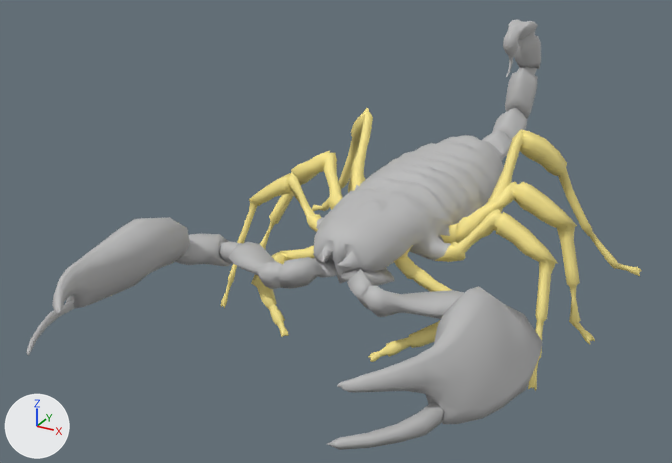
What one commit did to the FBX model Assets/Models/Characters/Enemies/scorpion.fbx.
One viewpoint serves both versions: a camera (50 mm lens) standing at (1.96, -4.47, 2.52) and looking at (-0.33, -0.31, 0.44). Arrows for +X, +Y and +Z are at lower left; the lights stay in place. Both versions are drawn at frame 1 of the action 'Armature|areaAttack'; the numbers are the values there.

Names of what the first picture shows: 'scorpione'.
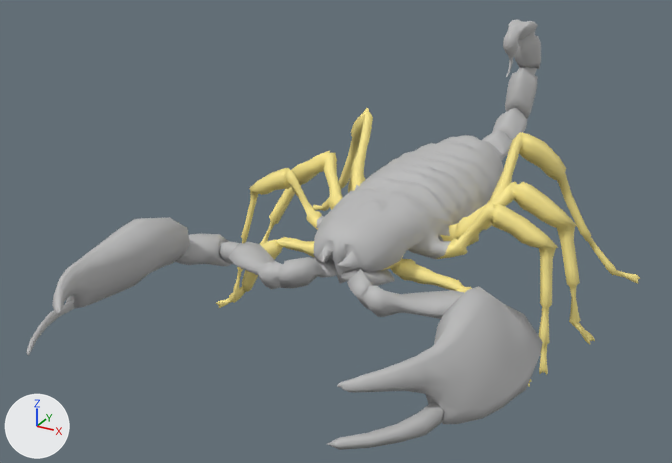
What differs and where, as boxes [x1, y1, x2, y2] in the pictures (672 x 463 px):
'scorpione', posed
    before: [27, 20, 642, 450]
    after: [27, 20, 640, 450]
bone 'L_A1', root to tip
    before: (397, 261) to (451, 294)
    after: (397, 261) to (453, 283)
bone 'L_A2', root to tip
    before: (451, 294) to (452, 328)
    after: (453, 283) to (484, 315)
bone 'L_A3', root to tip
    before: (452, 328) to (414, 339)
    after: (484, 315) to (498, 348)
bone 'L_A4', root to tip
    before: (414, 339) to (389, 349)
    after: (498, 348) to (513, 371)
bone 'L_A5', root to tip
    before: (389, 349) to (373, 356)
    after: (513, 371) to (527, 381)
bone 'R_A1', root to tip
    before: (342, 249) to (291, 255)
    after: (342, 249) to (287, 241)
bone 'R_A2', root to tip
    before: (291, 255) to (261, 279)
    after: (287, 241) to (256, 257)
bone 'R_A3', root to tip
    before: (261, 279) to (271, 302)
    after: (256, 257) to (248, 284)
bone 'R_A4', root to tip
    before: (271, 302) to (280, 320)
    after: (248, 284) to (234, 297)
bone 'R_A5', root to tip
    before: (280, 320) to (285, 333)
    after: (234, 297) to (220, 304)
bone 'R_B1', root to tip
    before: (346, 226) to (312, 217)
    after: (346, 226) to (312, 213)
bone 'R_B3', root to tip
    before: (292, 179) to (255, 198)
    after: (290, 173) to (255, 187)
bone 'L_B1', root to tip
    before: (418, 241) to (461, 247)
    after: (418, 241) to (462, 242)
bone 'L_B4', root to tip
    before: (548, 257) to (541, 315)
    after: (548, 242) to (546, 301)
bone 'L_D1', root to tip
    before: (440, 228) to (492, 209)
    after: (440, 228) to (492, 210)

What the commit changed:
Bone 'L_A1' (bone_l_a1) turns from (16, -10, 25) to (56, 52, 78) degrees about its own x, y and z.
Bone 'L_A2' (bone_l_a2) turns from (5, -1, -10) to (-9, 3, 17) degrees about its own x, y and z.
Bone 'L_A3' (bone_l_a3) turns from (7, 1, -9) to (-13, 2, 17) degrees about its own x, y and z.
Bone 'L_A4' (bone_l_a4) turns from (0, 0, 0) to (1, -6, 29) degrees about its own x, y and z.
Bone 'L_A5' (bone_l_a5) turns from (0, 0, 0) to (-13, -8, 32) degrees about its own x, y and z.
Bone 'R_A1' (bone_r_a1) turns from (20, 6, -25) to (55, -44, -76) degrees about its own x, y and z.
Bone 'R_A2' (bone_r_a2) turns from (6, 1, 11) to (-7, -2, -13) degrees about its own x, y and z.
Bone 'R_A3' (bone_r_a3) turns from (8, -1, 10) to (-10, -1, -13) degrees about its own x, y and z.
Bone 'R_A4' (bone_r_a4) turns from (0, 0, 0) to (-3, 2, -33) degrees about its own x, y and z.
Bone 'R_A5' (bone_r_a5) turns from (0, 0, 0) to (11, 14, -26) degrees about its own x, y and z.
Bone 'R_B1' (bone_r_b1) turns from (23, -24, -8) to (34, -35, -19) degrees about its own x, y and z.
Bone 'R_B3' (bone_r_b3) turns from (-5, -1, 6) to (-6, -1, 7) degrees about its own x, y and z.
Bone 'L_B1' (bone_l_b1) turns from (21, 20, 7) to (31, 29, 17) degrees about its own x, y and z.
Bone 'L_B4' (bone_l_b4) turns from (2, 0, -8) to (3, 0, -9) degrees about its own x, y and z.
Bone 'L_D1' (bone_l_d1) turns from (6, -2, 1) to (5, -4, 1) degrees about its own x, y and z.
